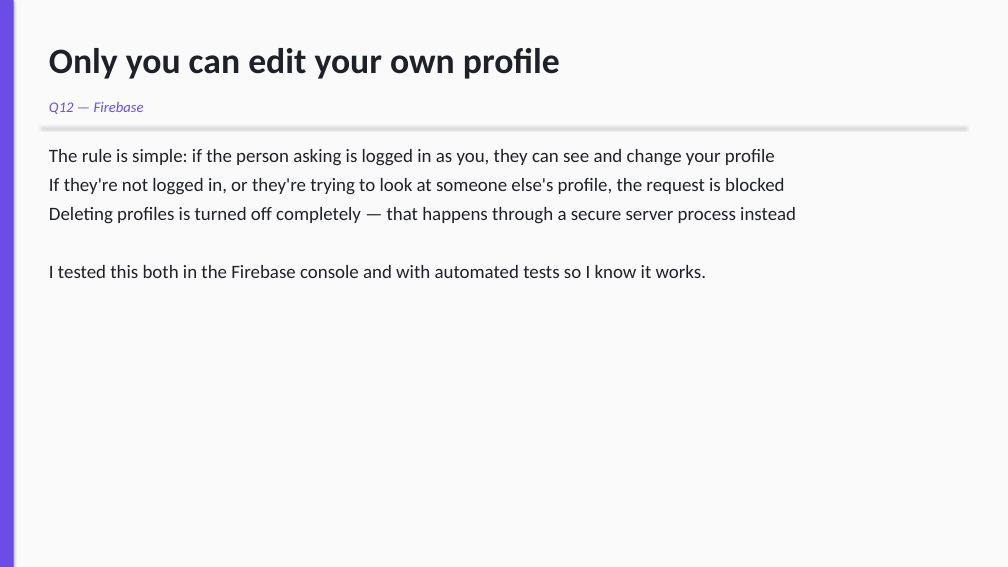
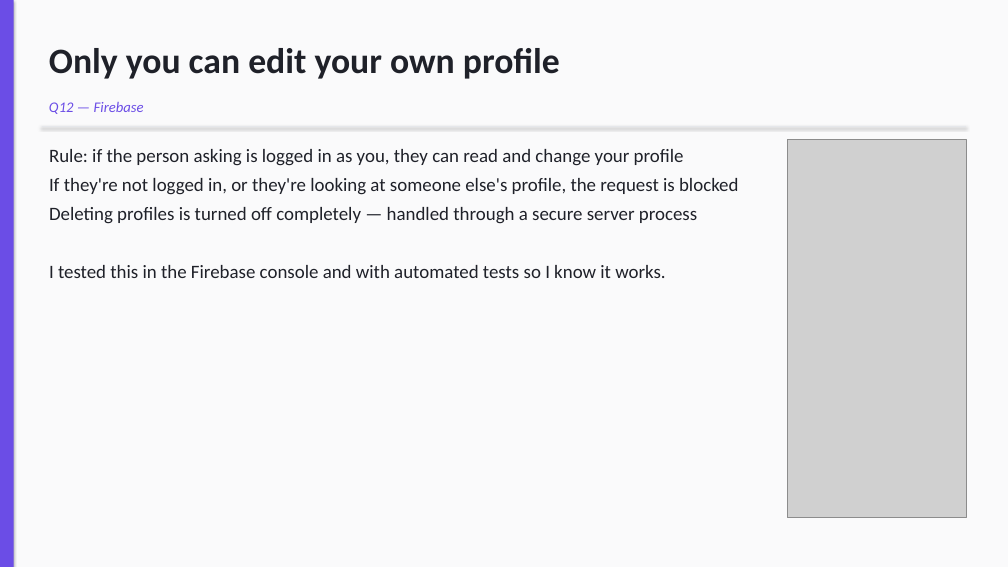
Before and after one commit to Tmaku18/vibzcheck-project2, a slide deck: slide 9 of submission/Vibzcheck_Presentation.pptx. Drawn at 1008x567 pixels with LibreOffice and Linux fonts; fonts in the diff are those of the drawing; grey boxes stand for pictures. Boxes give left, top, right and bottom in pixels: in the first picture for what was removed or moved away, otherwise in the second. Text is boxed around its words. In the diff, an @@ line names an element or a change of style, - is before the commit and + after.

Commit message:
docs(presentation): embed 6 real-app screenshots into slides 2, 6, 7, 9, 11, 12, 13, 15 with auto-shrinking body layout

```diff
--- a/submission/Vibzcheck_Presentation.pptx
+++ b/submission/Vibzcheck_Presentation.pptx
@@ text at [49, 149, 738, 278]: text changed @@
-The rule is simple: if the person asking is logged in as you, they can see and change your profile
-If they're not logged in, or they're trying to look at someone else's profile, the request is blocked
-Deleting profiles is turned off completely — that happens through a secure server process instead
-I tested this both in the Firebase console and with automated tests so I know it works.
+Rule: if the person asking is logged in as you, they can read and change your profile
+If they're not logged in, or they're looking at someone else's profile, the request is blocked
+Deleting profiles is turned off completely — handled through a secure server process
+I tested this in the Firebase console and with automated tests so I know it works.
@@ picture added at [788, 140, 966, 518] @@
```
Also in this commit, not shown: 7 other slides changed, 7 other files.
